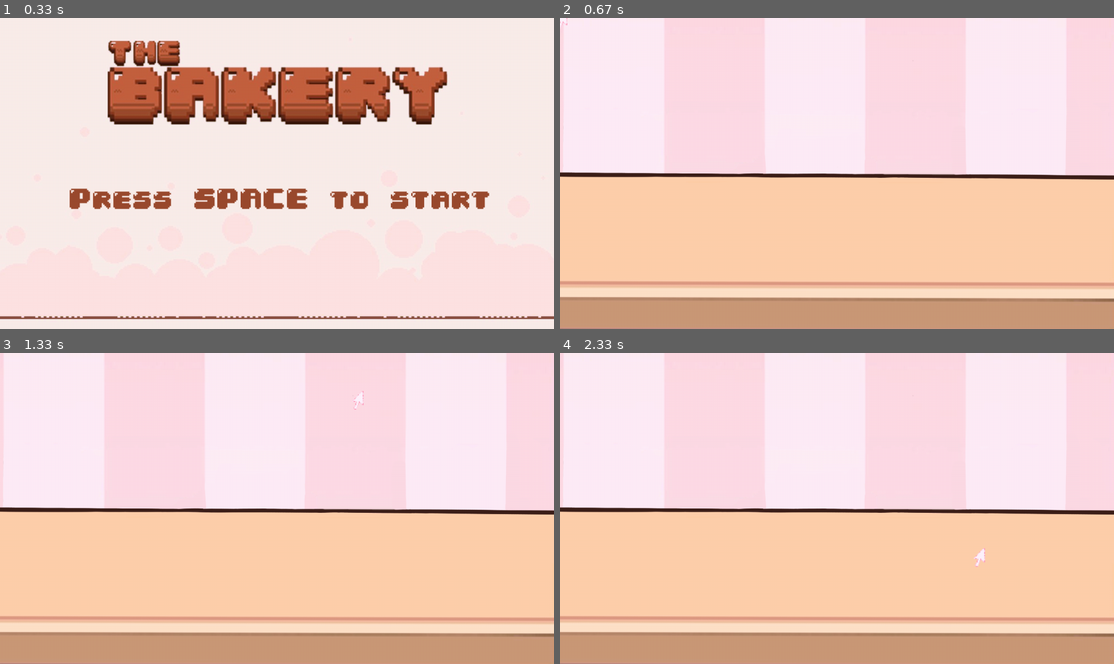
Above: before the commit, frames 1-4 (two rows, left to right).
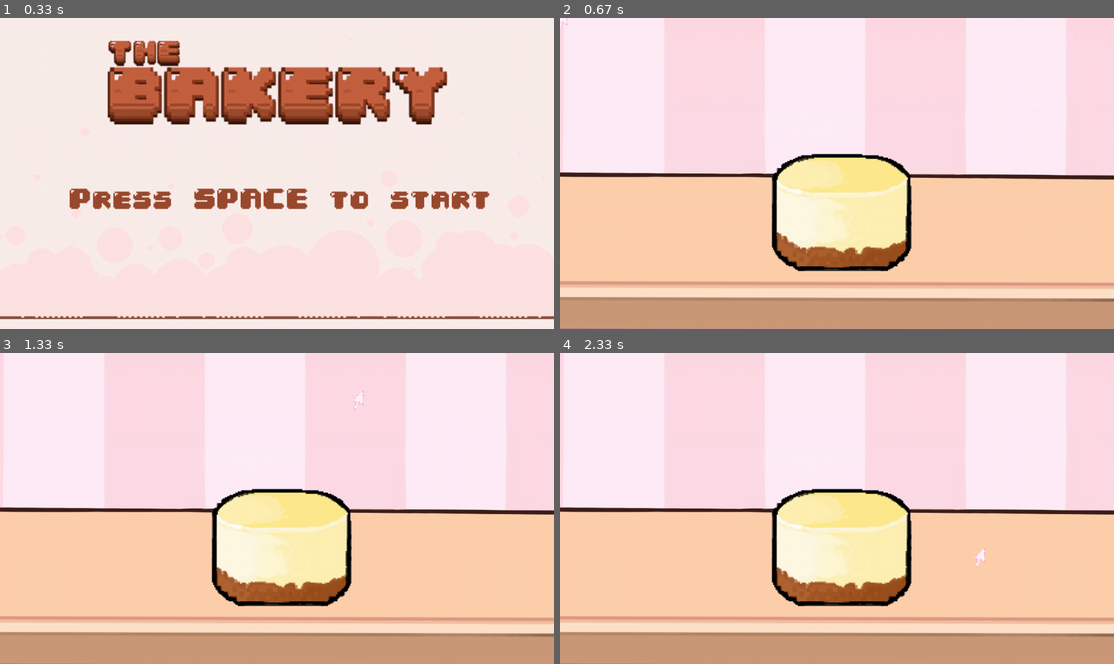
Above: after the commit, the same moments.

Repository: capristobio/Pygame-Proj
Game: pygame game, started from main.py
Two runs of this game, one before a commit and one after it. Both use one fixed random seed, a clock stepped at 60 frames per second and the inputs below.
Inputs (mouse positions are in pixels of both pictures, inside the frame that each line leads up to):
- Up to frame 1 (0.33 s): no input
- Up to frame 2 (0.67 s): tap Space at 0.33 s
- Up to frame 3 (1.33 s): click (144, 511) at 0.72 s; click (360, 399) at 1.05 s
- Up to frame 4 (2.33 s): click (848, 402) at 1.38 s; click (842, 539) at 1.72 s; click (981, 558) at 2.05 s

Frame 1 is identical in both runs. In frame 2, 8.9% of the frame differs, in the area x 38-64%, y 43-82%; in frame 3, 8.9%; in frame 4, 8.9%.

Commit message:
cake added

Diff:
--- a/main.py
+++ b/main.py
@@ -112,6 +112,7 @@
 #         self.image = straw_berry
 #         self.rect = self.image.get_rect()
 
+
 def display_start_screen(screen: pg.Surface):
     """Display the start screen"""
     sprites = pg.sprite.Group()
@@ -142,6 +143,7 @@
     clock = pg.time.Clock()
 
     background = pg.image.load("./images/bg.png")
+    cake = pg.image.load("./images/cake.png")
 
     # Display name
     pg.display.set_caption("Cake Maker")
@@ -168,6 +170,7 @@
 
         # --- Draw items
         screen.blit(background, (0, 0))
+        screen.blit(cake, (450, 300))
 
         all_sprites.draw(screen)
 
Not shown, changed: README.md
